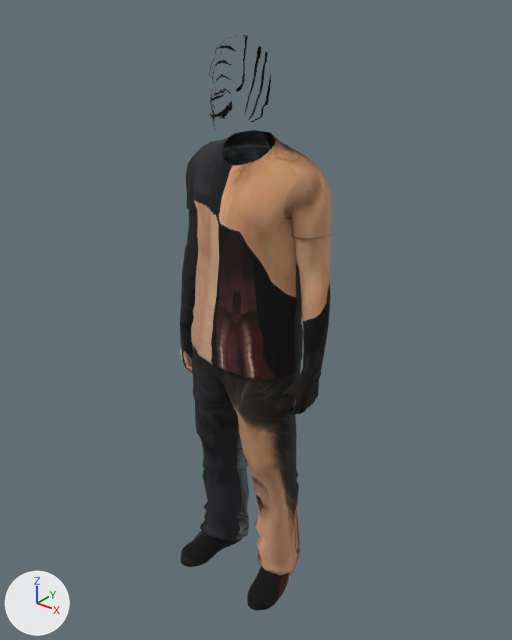
The glTF model public/models/people/m09.glb, before and after one commit.
Both versions are drawn from a 50 mm camera at (1.267, -1.534, 0.944) aimed at (0.006, 0.041, -0.033). Arrows for +X, +Y and +Z are at lower left; the lights stay in place. The older version comes first. Objects named as collision shapes, trigger or cutter boxes, shadow casters or lower levels of detail are left out. Vertices at exactly the same position are counted once.

The scene before the commit, as lines of its bpy script (objects in view):
```python
me_lod0 = bpy.data.meshes.new('lod0')
me_lod0.from_pydata(...)  # 2317 vertices, 4586 faces; spans x -0.27..0.28, y -0.18..0.18, z -1.0..0.82
me_lod0.materials.append(mat_body)
ob_lod0 = bpy.data.objects.new('lod0', me_lod0)
ob_lod0.location = (0.0, 0.0, 0.0)
```
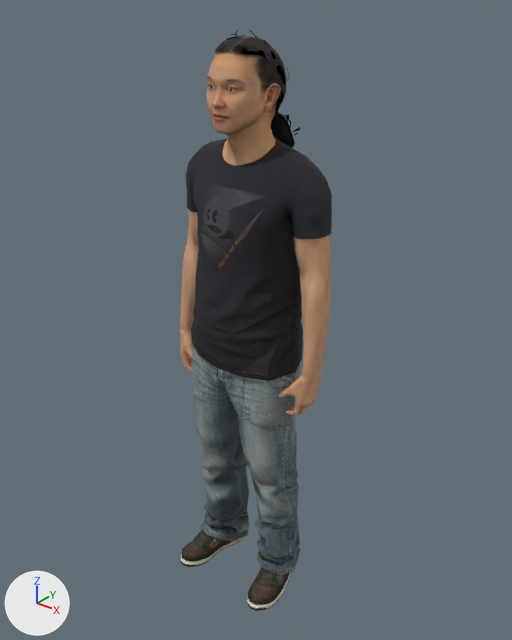
The newer file is also turned or shifted as a whole; pictures and numbers use the older file's frame.

What changed in the scene script:
```text
Change me_lod0:
    used by ob_lod0; location = (0.0, 0.0, 0.0)
    remove me_lod0.from_pydata(...)  # 2317 vertices, 4586 faces; spans x -0.27..0.28, y -0.18..0.18, z -1.0..0.82
    add me_lod0.from_pydata(...)  # 3668 vertices, 7288 faces; spans x -0.27..0.28, y -0.18..0.18, z -1.0..0.82
    me_lod0 part 1: 115 vertices moved within x -0.27..0.28, y -0.12..0.11, z -0.26..0.77; 5 vertices removed from x -0.17..0.21, y 0.0..0.06, z -0.24..0.67; 1304 vertices added at x -0.27..0.28, y -0.13..0.17, z -0.27..0.8
    me_lod0 part 2: 4 vertices moved within x 0.07..0.19, y 0.0..0.02, z -0.96; 52 vertices added at x -0.2..0.21, y -0.16..0.09, z -1.0..-0.92
    me_lod0 part 3: 2224 kept faces spanning x -0.27..0.28, y -0.18..0.18, z -1.0..0.82 get new texture (UV) coordinates
```

Where the change shows, as pixel boxes [x1, y1, x2, y2] in the pictures (512 x 640 px):
'lod0', reshaped
    before: [180, 35, 332, 611]
    after: [180, 30, 332, 611]
part 1 of me_lod0, built on
    before: [181, 46, 321, 414]
    after: [180, 35, 331, 415]
part 2 of me_lod0, reshaped
    before: [283, 557, 299, 575]
    after: [181, 530, 299, 611]
part 3 of me_lod0, surface changed
    before: [180, 38, 332, 610]
    after: [180, 30, 332, 610]
